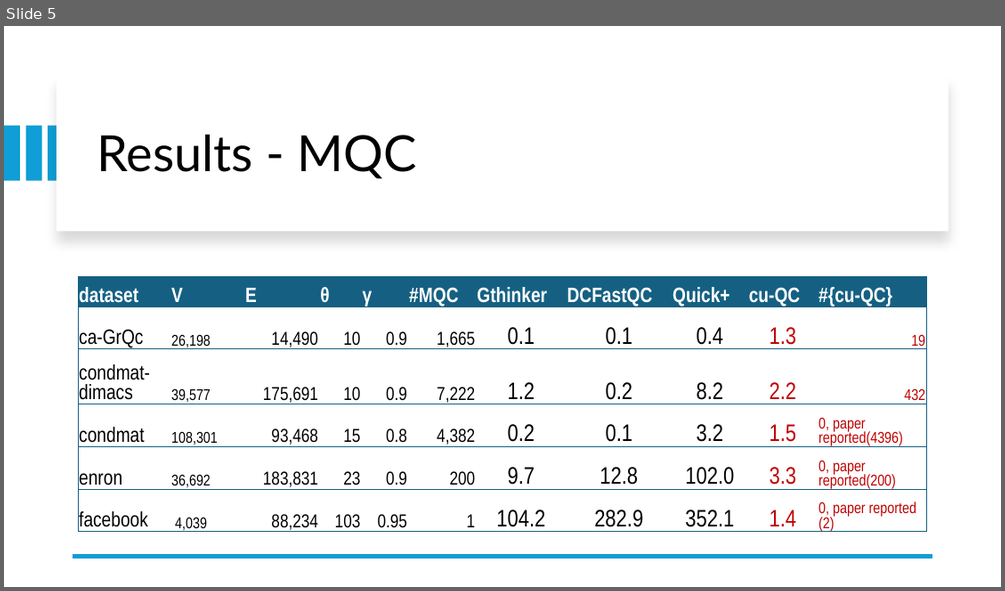
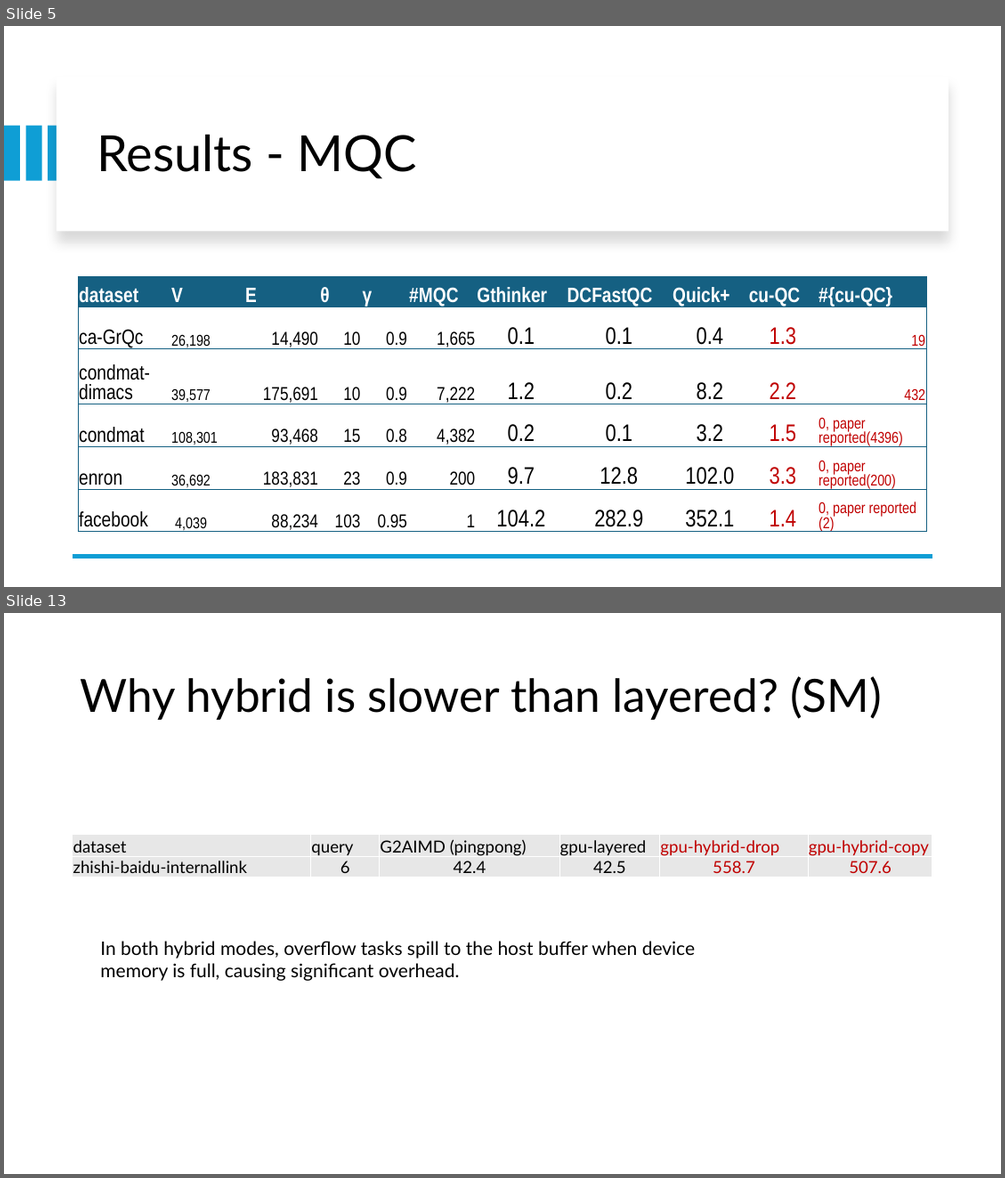
Before and after one commit to akhlaqueak/G-ThinkerCG, a slide deck: revision.pptx. Shown one above the other, each under a label of ours: slide 5 before the commit, slides 5 and 13 after it; the slides between them are not shown. The pictures are 1005x591 and 1005x1178 pixels, drawn with LibreOffice and Linux fonts; fonts in the diff are those of the drawing. Boxes give left, top, right and bottom in pixels: in the first picture for what was removed or moved away, otherwise in the second. Text is boxed around its words. In the diff, an @@ line names an element or a change of style, - is before the commit and + after.

```diff
--- a/revision.pptx
+++ b/revision.pptx
@@ slide 13 added at bbox=[4, 613, 1001, 1174], background #FFFFFF @@
@@ title added at bbox=[80, 676, 882, 720], 44 pt, text #000000 @@
+Why hybrid is slower than layered? (SM)
@@ table added at bbox=[73, 834, 933, 877], 2 rows, 6 columns @@
+dataset | query | G2AIMD (pingpong) | gpu-layered | gpu-hybrid-drop | gpu-hybrid-copy
+zhishi-baidu-internallink | 6 | 42.4 | 42.5 | 558.7 | 507.6
@@ text added at bbox=[100, 941, 695, 981], 18 pt, text #000000 @@
+In both hybrid modes, overflow tasks spill to the host buffer when device memory is full, causing significant overhead.
```
Also in this commit, not shown: 7 other slides added, 1 slide removed, 31 other files.
